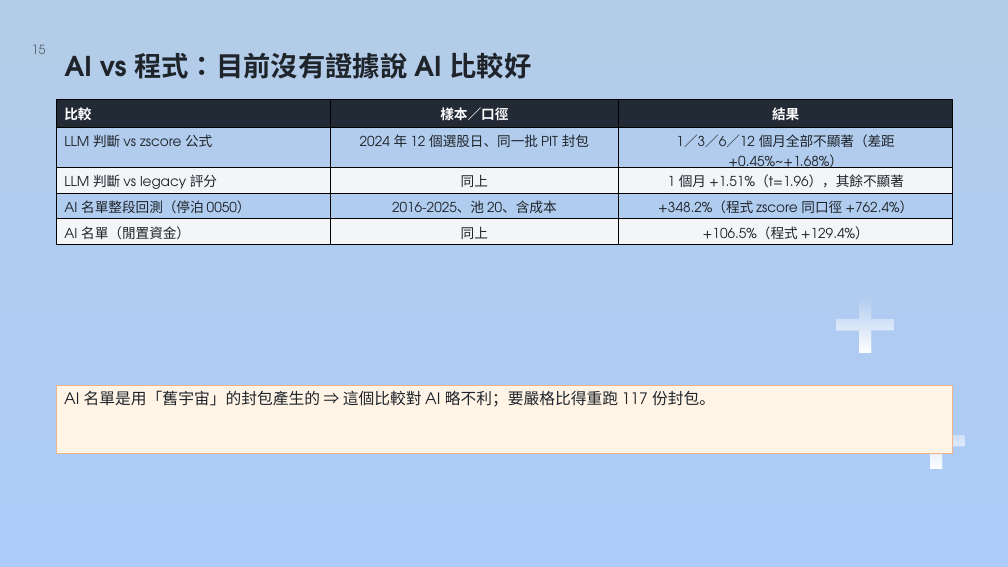
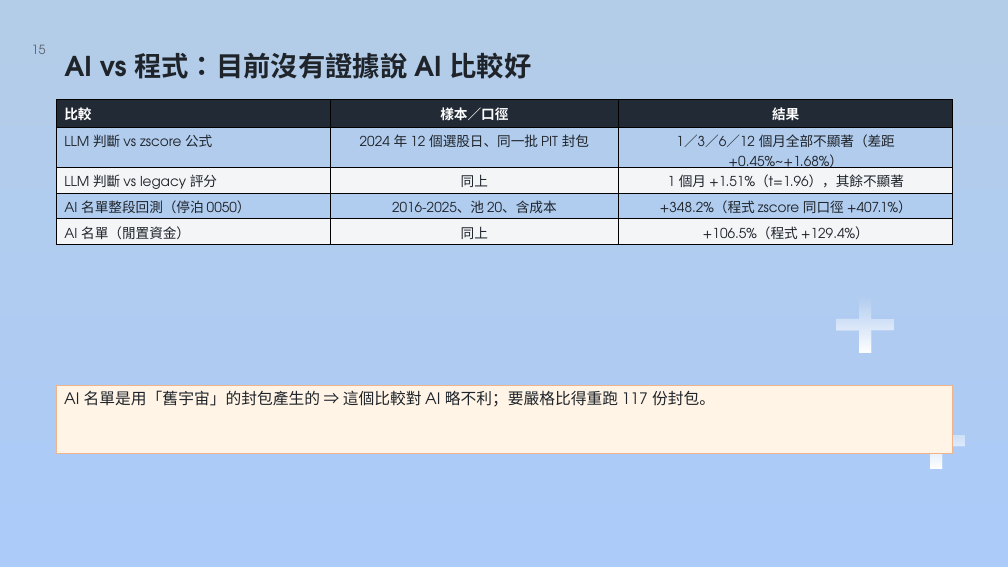
Before and after one commit to dinchentech/tw-selfselect, a slide deck: slide 15 of plans/ppt/TW-SELFSELECT台股買賣自動化系統-W7-講稿版.pptx. Drawn at 1008x567 pixels with LibreOffice and Linux fonts; fonts in the diff are those of the drawing; background and template pictures are left out. Boxes give left, top, right and bottom in pixels: in the first picture for what was removed or moved away, otherwise in the second. Text is boxed around its words. In the diff, an @@ line names an element or a change of style, - is before the commit and + after.

```diff
--- a/plans/ppt/TW-SELFSELECT台股買賣自動化系統-W7-講稿版.pptx
+++ b/plans/ppt/TW-SELFSELECT台股買賣自動化系統-W7-講稿版.pptx
@@ table at box(57, 100, 954, 249) @@
-row 4, column 3: +348.2%（程式 zscore 同口徑 +762.4%）
+row 4, column 3: +348.2%（程式 zscore 同口徑 +407.1%）
```
Also in this commit, not shown: 10 other slides changed, 3 other files.
